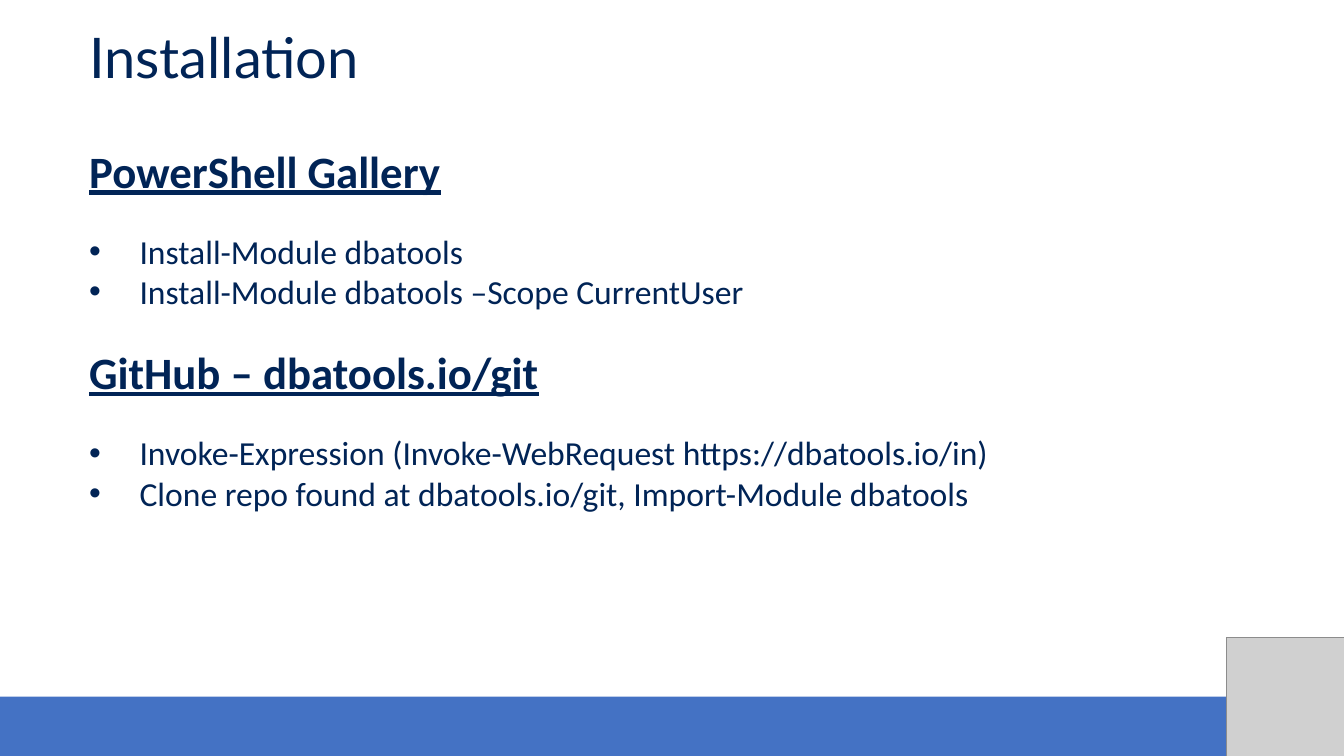
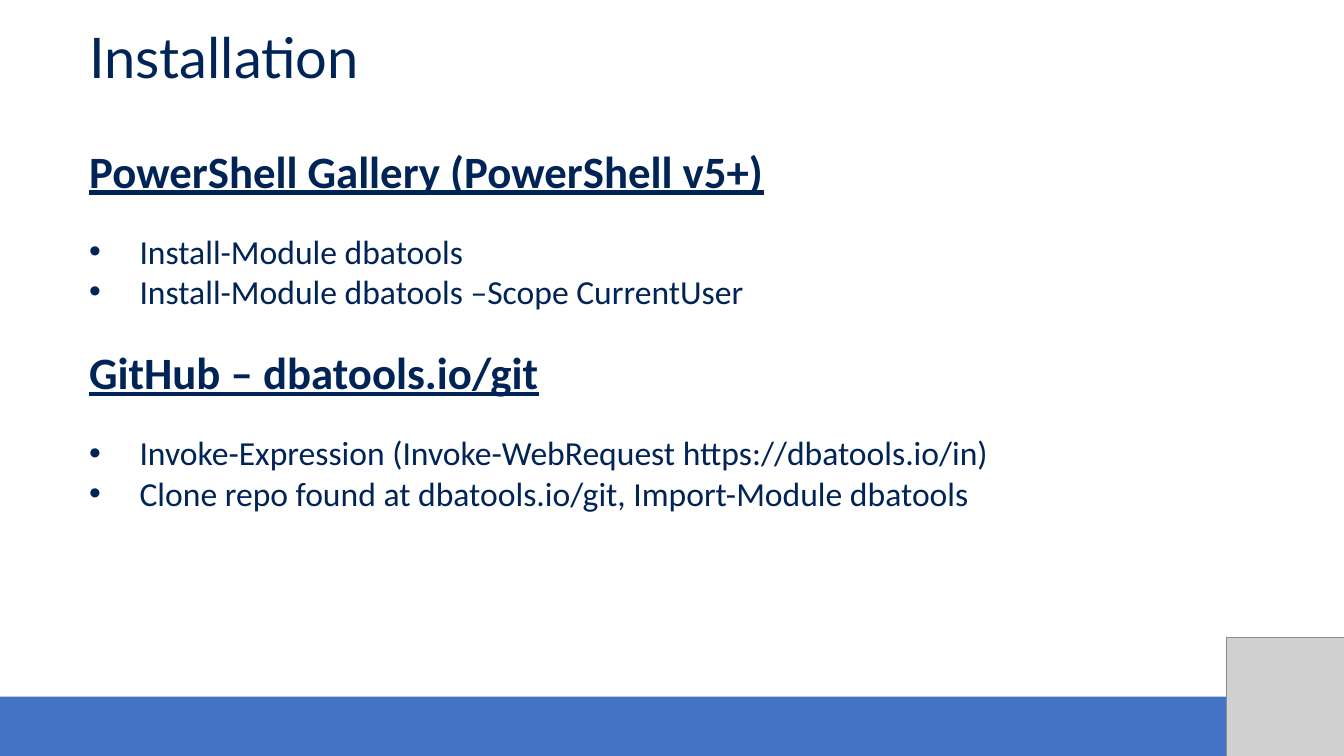
Before and after one commit to SQLDBAWithABeard/Presentations, a slide deck: slide 6 of TUGAIT 2017 dbatools/dbatools - SQL Server and PowerShell together.pptx. Drawn at 1344x756 pixels with LibreOffice and Linux fonts; fonts in the diff are those of the drawing; grey boxes stand for pictures; background and template pictures are left out. Boxes give left, top, right and bottom in pixels: in the first picture for what was removed or moved away, otherwise in the second. Text is boxed around its words. In the diff, an @@ line names an element or a change of style, - is before the commit and + after.

Commit message:
BestPracticesValiation With PowerBI & Update PPTX

```diff
--- a/TUGAIT 2017 dbatools/dbatools - SQL Server and PowerShell together.pptx
+++ b/TUGAIT 2017 dbatools/dbatools - SQL Server and PowerShell together.pptx
@@ text at (x1=89, y1=155, x2=763, y2=195): text changed @@
-PowerShell Gallery
+PowerShell Gallery (PowerShell v5+)
```
Also in this commit, not shown: 3 other slides changed, 2 other files.
